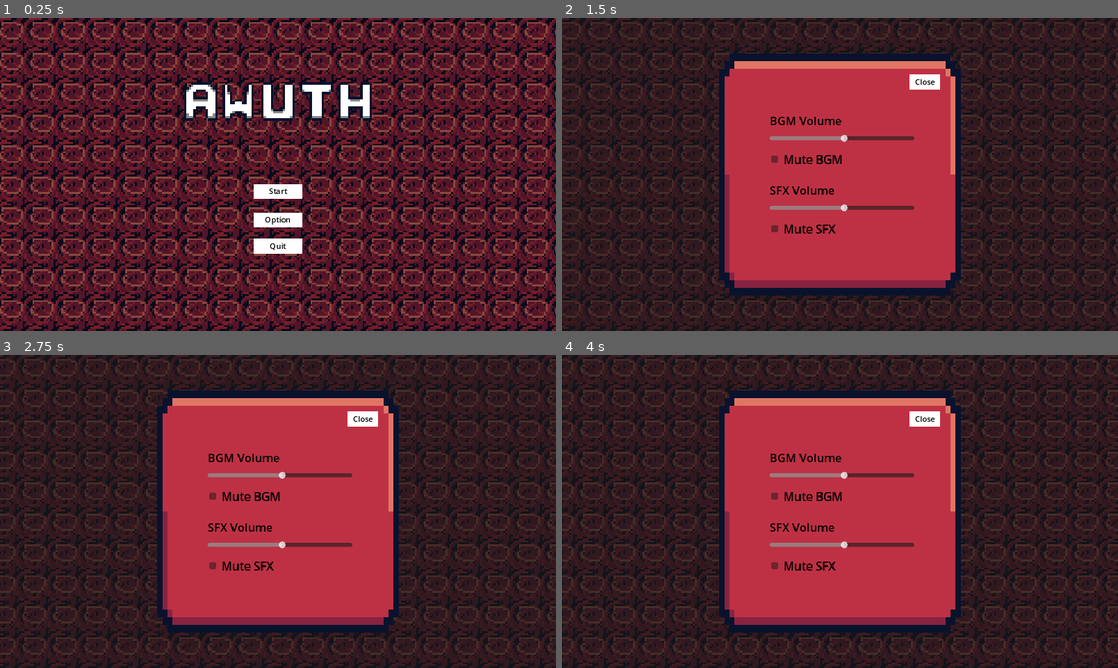
Above: before the commit, frames 1-4 (two rows, left to right).
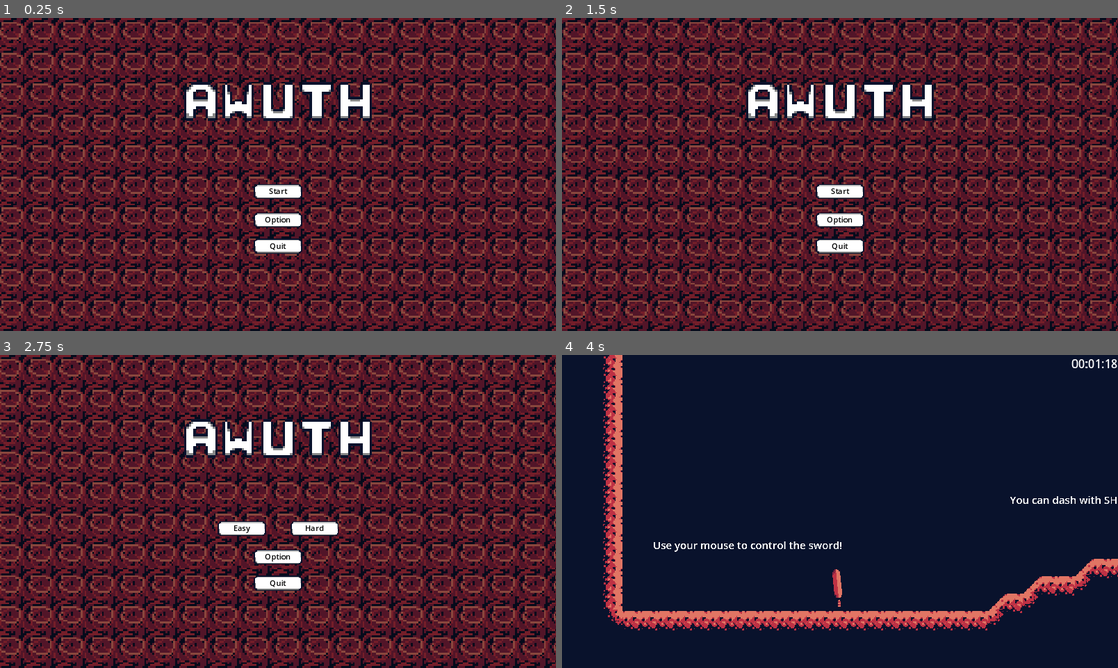
Above: after the commit, the same moments.

Repository: Star2578/awuth
Game: Godot game, scene res://menus/main_menu.tscn
The game is run twice, just before and just after one commit, with the same random seed, the same clock (stepped at 60 frames per second) and the same inputs.
Inputs (mouse positions are in pixels of both pictures, inside the frame that each line leads up to):
- Up to frame 1 (0.25 s): no input
- Up to frame 2 (1.5 s): click "Option" at 0.5 s; click (840, 262) at 1.25 s, where only the run after the commit has a clickable "Mainmenu"
- Up to frame 3 (2.75 s): click "Start" at 2 s
- Up to frame 4 (4 s): click (878, 527) at 2.75 s, where only the run after the commit has a clickable "Hard"; click (840, 527) at 3.5 s, where only the run before the commit has a clickable "Start"

The runs differ from the first frame. In frame 1, 0.4% of the frame differs, in the area x 45-55%, y 53-76%; in frame 2, 85%; in frame 3, 85%, in the area x 0-100%, y 0-100%; in frame 4, 83%.

Commit message:
Add Game finished

Diff:
--- a/levels/building_level.tscn
+++ b/levels/building_level.tscn
@@ -1,11 +1,20 @@
-[gd_scene load_steps=12 format=4 uid="uid://ce7td31ek6qhv"]
+[gd_scene load_steps=17 format=4 uid="uid://ce7td31ek6qhv"]
 
 [ext_resource type="Script" path="res://scripts/camera.gd" id="1_c3w3o"]
+[ext_resource type="StyleBox" uid="uid://dwqg6w744itvc" path="res://styles/button_style_1_hover.tres" id="2_8vbms"]
 [ext_resource type="PackedScene" uid="uid://xhhvo0bttkti" path="res://menus/bgm.tscn" id="2_fyk6h"]
 [ext_resource type="PackedScene" uid="uid://cmoamijjq68qc" path="res://objects/weapon.tscn" id="2_iphoi"]
+[ext_resource type="StyleBox" uid="uid://ryyd3wuku443" path="res://styles/button_style_1_click.tres" id="3_fj72b"]
 [ext_resource type="Texture2D" uid="uid://64awhf3sfn5y" path="res://sprites/sheet_v1.png" id="3_r0in7"]
+[ext_resource type="StyleBox" uid="uid://d4isf5t6clo26" path="res://styles/button_style_1.tres" id="4_1wsoh"]
 [ext_resource type="Texture2D" uid="uid://djqv62h28m108" path="res://sprites/sheet_v2.png" id="4_v8snr"]
 [ext_resource type="PackedScene" uid="uid://b0c1jnpfekh10" path="res://objects/boulder.tscn" id="5_041by"]
+
+[sub_resource type="LabelSettings" id="LabelSettings_1iguo"]
+font_size = 24
+
+[sub_resource type="LabelSettings" id="LabelSettings_sticn"]
+font_size = 56
 
 [sub_resource type="TileSetAtlasSource" id="TileSetAtlasSource_j6qro"]
 texture = ExtResource("3_r0in7")
@@ -270,11 +279,11 @@
 sources/0 = SubResource("TileSetAtlasSource_j6qro")
 sources/1 = SubResource("TileSetAtlasSource_kchi0")
 
-[sub_resource type="LabelSettings" id="LabelSettings_dn07c"]
-font_size = 48
-
 [sub_resource type="LabelSettings" id="LabelSettings_tm84i"]
 font_size = 48
+
+[sub_resource type="RectangleShape2D" id="RectangleShape2D_8p7qf"]
+size = Vector2(1428, 524)
 
 [node name="Game" type="Node2D"]
 
@@ -296,6 +305,71 @@
 color = Color(0.0352941, 0.0705882, 0.172549, 1)
 metadata/_edit_use_anchors_ = true
 
+[node name="CanvasLayer2" type="CanvasLayer" parent="Camera2D"]
+
+[node name="Time" type="Label" parent="Camera2D/CanvasLayer2"]
+z_index = 12
+anchors_preset = 1
+anchor_left = 1.0
+anchor_right = 1.0
+offset_left = -48.0
+offset_bottom = 34.0
+grow_horizontal = 0
+text = "3.45"
+label_settings = SubResource("LabelSettings_1iguo")
+
+[node name="CanvasLayer3" type="CanvasLayer" parent="Camera2D"]
+visible = false
+
+[node name="Panel" type="Panel" parent="Camera2D/CanvasLayer3"]
+anchors_preset = 15
+anchor_right = 1.0
+anchor_bottom = 1.0
+grow_horizontal = 2
+grow_vertical = 2
+
+[node name="Label" type="Label" parent="Camera2D/CanvasLayer3"]
+anchors_preset = 8
+anchor_left = 0.5
+anchor_top = 0.5
+anchor_right = 0.5
+anchor_bottom = 0.5
+offset_left = -306.0
+offset_top = -175.0
+offset_right = 294.0
+offset_bottom = -98.0
+grow_horizontal = 2
+grow_vertical = 2
+text = "Thank you for playing!"
+label_settings = SubResource("LabelSettings_sticn")
+
+[node name="Button" type="Button" parent="Camera2D/CanvasLayer3"]
+anchors_preset = 8
+anchor_left = 0.5
+anchor_top = 0.5
+anchor_right = 0.5
+anchor_bottom = 0.5
+offset_left = -128.0
+offset_top = 38.0
+offset_right = 128.0
+offset_bottom = 102.0
+grow_horizontal = 2
+grow_vertical = 2
+theme_override_colors/font_disabled_color = Color(0, 0, 0, 1)
+theme_override_colors/font_hover_pressed_color = Color(0, 0, 0, 1)
+theme_override_colors/font_hover_color = Color(0, 0, 0, 1)
+theme_override_colors/font_pressed_color = Color(0, 0, 0, 1)
+theme_override_colors/font_focus_color = Color(0, 0, 0, 1)
+theme_override_colors/font_color = Color(0, 0, 0, 1)
+theme_override_font_sizes/font_size = 24
+theme_override_styles/hover_mirrored = ExtResource("2_8vbms")
+theme_override_styles/hover = ExtResource("2_8vbms")
+theme_override_styles/pressed_mirrored = ExtResource("3_fj72b")
+theme_override_styles/pressed = ExtResource("3_fj72b")
+theme_override_styles/normal_mirrored = ExtResource("4_1wsoh")
+theme_override_styles/normal = ExtResource("4_1wsoh")
+text = "Main menu"
+
 [node name="BGM" parent="Camera2D" instance=ExtResource("2_fyk6h")]
 
 [node name="Weapon" parent="." instance=ExtResource("2_iphoi")]
@@ -325,14 +399,6 @@
 [node name="Boulder5" parent="." instance=ExtResource("5_041by")]
 position = Vector2(4181, -10316)
 scale = Vector2(2.35, 2.35)
-
-[node name="Label" type="Label" parent="."]
-offset_left = -844.0
-offset_top = -14266.0
-offset_right = -330.0
-offset_bottom = -14199.0
-text = "Thank you for playing!"
-label_settings = SubResource("LabelSettings_dn07c")
 
 [node name="Label2" type="Label" parent="."]
 offset_left = 2377.0
@@ -437,3 +503,13 @@
 rotation = -1.66679
 text = "------------->"
 label_settings = SubResource("LabelSettings_tm84i")
+
+[node name="Area2D" type="Area2D" parent="."]
+position = Vector2(-371, -14219)
+
+[node name="CollisionShape2D" type="CollisionShape2D" parent="Area2D"]
+position = Vector2(48, 28)
+shape = SubResource("RectangleShape2D_8p7qf")
+
+[connection signal="pressed" from="Camera2D/CanvasLayer3/Button" to="Camera2D" method="to_main_menu"]
+[connection signal="body_entered" from="Area2D" to="Camera2D" method="_game_finished"]
--- a/menus/main_menu.tscn
+++ b/menus/main_menu.tscn
@@ -175,6 +175,59 @@
 texture = SubResource("AtlasTexture_4whfo")
 stretch_mode = 4
 
-[connection signal="pressed" from="Start" to="." method="to_test_scene"]
+[node name="Easy" type="Button" parent="."]
+visible = false
+layout_mode = 1
+anchors_preset = 4
+anchor_top = 0.5
+anchor_bottom = 0.5
+offset_left = 451.0
+offset_top = 20.0
+offset_right = 551.0
+offset_bottom = 51.0
+grow_vertical = 2
+theme_override_colors/font_hover_pressed_color = Color(0, 0, 0, 1)
+theme_override_colors/font_hover_color = Color(0, 0, 0, 1)
+theme_override_colors/font_pressed_color = Color(0, 0, 0, 1)
+theme_override_colors/font_focus_color = Color(0, 0, 0, 1)
+theme_override_colors/font_color = Color(0, 0, 0, 1)
+theme_override_styles/hover_mirrored = ExtResource("3_n7jk3")
+theme_override_styles/hover = ExtResource("3_n7jk3")
+theme_override_styles/pressed_mirrored = ExtResource("4_s4yev")
+theme_override_styles/pressed = ExtResource("4_s4yev")
+theme_override_styles/normal_mirrored = ExtResource("3_ajhcj")
+theme_override_styles/normal = ExtResource("3_ajhcj")
+text = "Easy"
+
+[node name="Hard" type="Button" parent="."]
+visible = false
+layout_mode = 1
+anchors_preset = 6
+anchor_left = 1.0
+anchor_top = 0.5
+anchor_right = 1.0
+anchor_bottom = 0.5
+offset_left = -550.0
+offset_top = 20.0
+offset_right = -450.0
+offset_bottom = 51.0
+grow_horizontal = 0
+grow_vertical = 2
+theme_override_colors/font_hover_pressed_color = Color(0, 0, 0, 1)
+theme_override_colors/font_hover_color = Color(0, 0, 0, 1)
+theme_override_colors/font_pressed_color = Color(0, 0, 0, 1)
+theme_override_colors/font_focus_color = Color(0, 0, 0, 1)
+theme_override_colors/font_color = Color(0, 0, 0, 1)
+theme_override_styles/hover_mirrored = ExtResource("3_n7jk3")
+theme_override_styles/hover = ExtResource("3_n7jk3")
+theme_override_styles/pressed_mirrored = ExtResource("4_s4yev")
+theme_override_styles/pressed = ExtResource("4_s4yev")
+theme_override_styles/normal_mirrored = ExtResource("3_ajhcj")
+theme_override_styles/normal = ExtResource("3_ajhcj")
+text = "Hard"
+
+[connection signal="pressed" from="Start" to="." method="press_start"]
 [connection signal="pressed" from="Option" to="." method="option"]
 [connection signal="pressed" from="Quit" to="." method="quit"]
+[connection signal="pressed" from="Easy" to="." method="normal_start"]
+[connection signal="pressed" from="Hard" to="." method="speedrun_start"]
--- a/menus/option.tscn
+++ b/menus/option.tscn
@@ -175,8 +175,37 @@
 theme_override_styles/normal = ExtResource("4_a06oi")
 text = "Close"
 
+[node name="Main" type="Button" parent="Option/TextureRect"]
+process_mode = 3
+layout_mode = 1
+anchors_preset = 7
+anchor_left = 0.5
+anchor_top = 1.0
+anchor_right = 0.5
+anchor_bottom = 1.0
+offset_left = -64.0
+offset_top = -86.0
+offset_right = 64.0
+offset_bottom = -54.0
+grow_horizontal = 2
+grow_vertical = 0
+mouse_default_cursor_shape = 2
+theme_override_colors/font_hover_pressed_color = Color(0, 0, 0, 1)
+theme_override_colors/font_hover_color = Color(0, 0, 0, 1)
+theme_override_colors/font_pressed_color = Color(0, 0, 0, 1)
+theme_override_colors/font_focus_color = Color(0, 0, 0, 1)
+theme_override_colors/font_color = Color(0, 0, 0, 1)
+theme_override_styles/hover_mirrored = ExtResource("2_p7cht")
+theme_override_styles/hover = ExtResource("2_p7cht")
+theme_override_styles/pressed_mirrored = ExtResource("3_krr0x")
+theme_override_styles/pressed = ExtResource("3_krr0x")
+theme_override_styles/normal_mirrored = ExtResource("4_a06oi")
+theme_override_styles/normal = ExtResource("4_a06oi")
+text = "Mainmenu"
+
 [connection signal="value_changed" from="Option/TextureRect/BGM/BGM_Slider" to="Option" method="_on_bgm_slider_value_changed"]
 [connection signal="toggled" from="Option/TextureRect/BGM/CheckBox" to="Option" method="_on_mute_bgm_check"]
 [connection signal="value_changed" from="Option/TextureRect/SFX/SFX_Slider" to="Option" method="_on_sfx_slider_value_changed"]
 [connection signal="toggled" from="Option/TextureRect/SFX/CheckBox" to="Option" method="_on_mute_sfx_check"]
 [connection signal="pressed" from="Option/TextureRect/Close" to="Option" method="close"]
+[connection signal="pressed" from="Option/TextureRect/Main" to="Option" method="to_main_menu"]
--- a/objects/weapon.tscn
+++ b/objects/weapon.tscn
@@ -23,8 +23,6 @@
 [node name="Weapon" type="RigidBody2D"]
 position = Vector2(-91, 0)
 input_pickable = true
-mass = 10.0
-gravity_scale = 3.0
 contact_monitor = true
 max_contacts_reported = 1
 script = ExtResource("1_qnybf")
--- a/scripts/bgm.gd
+++ b/scripts/bgm.gd
@@ -1,5 +1,8 @@
 extends AudioStreamPlayer2D
 
 
-func _ready():
-	volume_db = GameManager.bgm_vol
+func _process(delta):
+	if (GameManager.bgm_muted):
+		volume_db = -80
+	else:
+		volume_db = GameManager.bgm_vol
--- a/scripts/camera.gd
+++ b/scripts/camera.gd
@@ -14,6 +14,8 @@
 	smoothed_position = global_position
 
 func _process(delta):
+	$CanvasLayer2/Time.text = GameManager.get_formatted_time()
+
 	if not target:
 		return
 
@@ -24,3 +26,14 @@
 		desired_position = target_position
 	smoothed_position = smoothed_position.lerp(desired_position, smoothing_speed * delta)
 	global_position = smoothed_position
+
+func to_main_menu():
+	GameManager.is_started = false
+	GameManager.is_paused = false
+	GameManager.time_counter = 0.0
+	get_tree().change_scene_to_file("res://menus/main_menu.tscn")
+
+func _game_finished(body):
+	print("YOU WIN!")
+	GameManager.is_started = false
+	$CanvasLayer3.visible = true
--- a/scripts/game_manager.gd
+++ b/scripts/game_manager.gd
@@ -1,5 +1,6 @@
 extends Node
 
+var time_counter = 0
 
 var bgm_vol: float = 1.0
 var sfx_vol: float = 1.0
@@ -7,6 +8,7 @@
 var sfx_muted: bool = false
 var is_started: bool = false
 var is_paused: bool = false
+var is_hard: bool = false
 var audio_player: AudioStreamPlayer2D
 var option_scn = preload("res://menus/option.tscn")
 var option_ui: CanvasLayer
@@ -24,6 +26,10 @@
 		toggle_option()
 
 
+func _physics_process(delta):
+	if (is_started):
+		time_counter += delta
+
 func on_bgm_finished():
 	audio_player.play()
 
@@ -34,10 +40,15 @@
 		get_tree().current_scene.add_child(option_ui)
 		option_ui.visible = true
 	if (is_started):
-		print("dwadaw")
 		is_paused = !is_paused
 		if (is_paused):
 			get_tree().paused = true
 		else:
 			get_tree().paused = false
 	option_ui.visible = !option_ui.visible
+
+func get_formatted_time():
+	var minutes = time_counter / 60.0
+	var seconds = fmod(time_counter, 60.0)
+	var millisec = fmod(time_counter * 1000, 1000) / 10
+	return str(round(minutes)).pad_zeros(2) + ":" + str(round(seconds)).pad_zeros(2) + ":" + str(round(millisec)).pad_zeros(2)
--- a/scripts/main_menu.gd
+++ b/scripts/main_menu.gd
@@ -3,8 +3,19 @@
 func _ready():
 	$TextureRect/AnimationPlayer.play("bg")
 
-func to_test_scene():
+func press_start():
+	$Start.visible = false
+	$Easy.visible = true
+	$Hard.visible = true
+
+func normal_start():
 	GameManager.is_started = true
+	GameManager.is_hard = false
+	get_tree().change_scene_to_file("res://levels/building_level.tscn")
+
+func speedrun_start():
+	GameManager.is_started = true
+	GameManager.is_hard = true
 	get_tree().change_scene_to_file("res://levels/building_level.tscn")
 
 func option():
--- a/scripts/option.gd
+++ b/scripts/option.gd
@@ -34,5 +34,12 @@
 func _on_mute_sfx_check(checked):
 	GameManager.sfx_muted = checked
 
+func to_main_menu():
+	GameManager.is_started = false
+	GameManager.is_paused = false
+	GameManager.time_counter = 0.0
+	GameManager.toggle_option()
+	get_tree().change_scene_to_file("res://menus/main_menu.tscn")
+
 func close():
 	GameManager.toggle_option()
--- a/scripts/weapon.gd
+++ b/scripts/weapon.gd
@@ -1,12 +1,11 @@
 extends RigidBody2D
 
 var torque_strength: float = 1600.0  # Torque for spinning the weapon
-var max_angular_speed: float = 10.0  # Limit for angular velocity
+var max_angular_speed: float = 20.0  # Limit for angular velocity
 var damping: float = 0.9  # General damping for angular velocity
-var dash_force: float = 15000
+var dash_force: float = 1500
 
-#transition for time slowed dash effect
-
+var max_velocity_y = 1000
 
 var on_floor: bool = false
 var can_dash: bool = true
@@ -27,7 +26,7 @@
 	rotation2 = $Area2D/Rotation2
 	last_touch_point = rotation1
 
-func _process(delta):
+func _physics_process(delta):
 	if (GameManager.is_paused):
 		return
 
@@ -36,14 +35,9 @@
 
 	# Reset position
 	if (Input.is_key_pressed(KEY_R)):
+		GameManager.time_counter = 0.0
 		position = init_pos
 
-	if (Input.is_key_pressed(KEY_S)):
-		position += Vector2(0,1)
-	if (Input.is_key_pressed(KEY_A)):
-		position += Vector2(-1,0)
-	if (Input.is_key_pressed(KEY_D)):
-		position += Vector2(1,0)
 
 	# Dash
 	if Input.is_action_just_pressed("dash") and can_dash:
@@ -57,11 +51,15 @@
 		#reset transition to normal
 		reset_dash_transition()
 
-		linear_velocity = Vector2(0,0)
-		angular_velocity = 0
+		if (!GameManager.is_hard):
+			linear_velocity = Vector2(0,0)
+			angular_velocity = 0
 		var point_at = rotation1.global_rotation
-		apply_impulse( Vector2(cos(point_at),sin(point_at)) * dash_force) #dash toward sword tip
+		apply_impulse(to_mouse.normalized() * dash_force)
 
+	# terminal velocity
+	if (linear_velocity.y > max_velocity_y):
+		linear_velocity.y = max_velocity_y
 
 
 	# rotate character with mouse
@@ -75,18 +73,18 @@
 
 func _integrate_forces(state: PhysicsDirectBodyState2D):
 	angular_velocity *= damping
-	var i := 0
-	while i < state.get_contact_count():
-	#check direction of contact vector
-		var normal := state.get_contact_local_normal(i)
-		on_floor = normal.dot(Vector2.UP) > 0.95 # false if pass threshold
-		#  1.0 floor , 0.0 wall , -1.0 ceiling
-		i += 1
+	#var i := 0
+	#while i < state.get_contact_count():
+	##check direction of contact vector
+		#var normal := state.get_contact_local_normal(i)
+		#on_floor = normal.dot(Vector2.UP) > 0.95 # false if pass threshold
+		##  1.0 floor , 0.0 wall , -1.0 ceiling
+		#i += 1
 
 func try_reset_dash():
-	if (on_floor):
-		sprite.modulate = "#ffffff"
-		can_dash = true;
+	#if (on_floor):
+	sprite.modulate = "#ffffff"
+	can_dash = true;
 
 func start_dash_transition():
 	var camera = get_viewport().get_camera_2d()
@@ -94,6 +92,7 @@
 	var tween_c = create_tween()
 	tween_t.tween_property(Engine, "time_scale", 0.05, 0.1)
 	tween_c.tween_property(camera, "zoom", Vector2(0.5, 0.5), 0.1)
+
 func reset_dash_transition():
 	Engine.time_scale = 1.0
 	var camera = get_viewport().get_camera_2d()
--- a/styles/button_style_1.tres
+++ b/styles/button_style_1.tres
@@ -1,6 +1,9 @@
-[gd_resource type="StyleBoxTexture" load_steps=2 format=3 uid="uid://d4isf5t6clo26"]
+[gd_resource type="StyleBoxTexture" load_steps=3 format=3 uid="uid://d4isf5t6clo26"]
+
+[ext_resource type="Texture2D" uid="uid://tt2wlsppnks6" path="res://sprites/v3.png" id="1_n3ua4"]
 
 [sub_resource type="AtlasTexture" id="AtlasTexture_476mi"]
+atlas = ExtResource("1_n3ua4")
 region = Rect2(0, 80, 48, 16)
 
 [resource]
--- a/styles/button_style_1_click.tres
+++ b/styles/button_style_1_click.tres
@@ -1,6 +1,9 @@
-[gd_resource type="StyleBoxTexture" load_steps=2 format=3 uid="uid://ryyd3wuku443"]
+[gd_resource type="StyleBoxTexture" load_steps=3 format=3 uid="uid://ryyd3wuku443"]
+
+[ext_resource type="Texture2D" uid="uid://tt2wlsppnks6" path="res://sprites/v3.png" id="1_5xvmp"]
 
 [sub_resource type="AtlasTexture" id="AtlasTexture_476mi"]
+atlas = ExtResource("1_5xvmp")
 region = Rect2(0, 80, 48, 16)
 
 [resource]
--- a/styles/button_style_1_hover.tres
+++ b/styles/button_style_1_hover.tres
@@ -1,6 +1,9 @@
-[gd_resource type="StyleBoxTexture" load_steps=2 format=3 uid="uid://dwqg6w744itvc"]
+[gd_resource type="StyleBoxTexture" load_steps=3 format=3 uid="uid://dwqg6w744itvc"]
+
+[ext_resource type="Texture2D" uid="uid://tt2wlsppnks6" path="res://sprites/v3.png" id="1_4emh4"]
 
 [sub_resource type="AtlasTexture" id="AtlasTexture_476mi"]
+atlas = ExtResource("1_4emh4")
 region = Rect2(0, 80, 48, 16)
 
 [resource]
